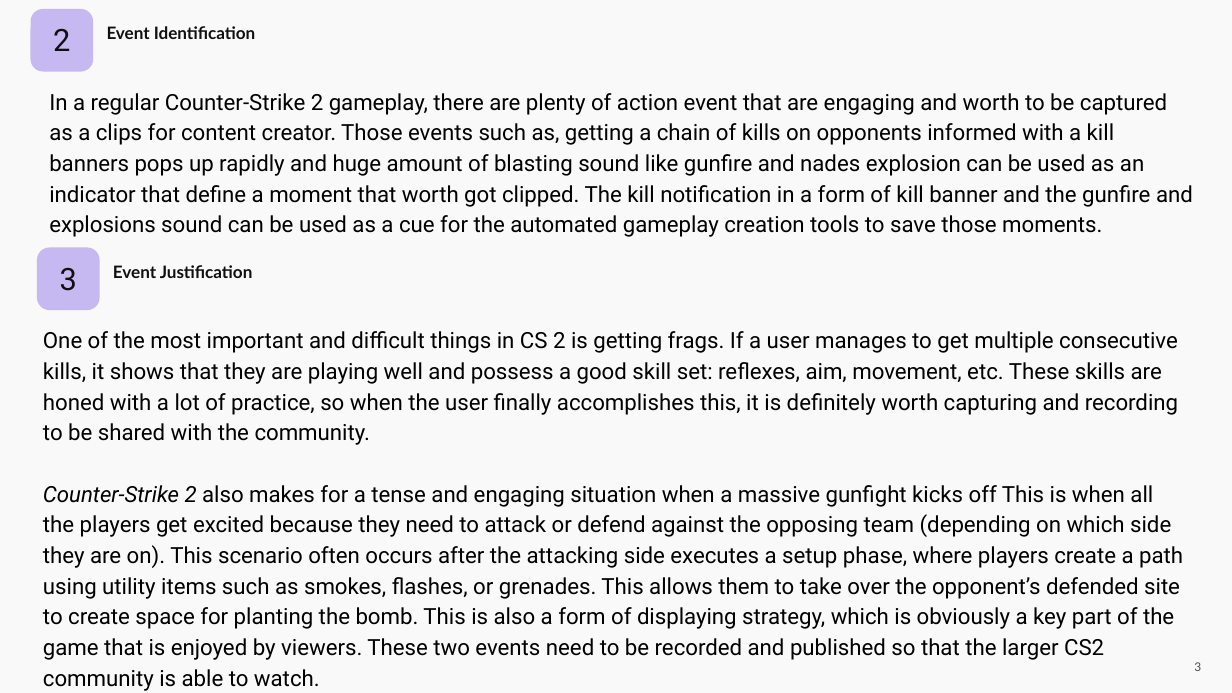
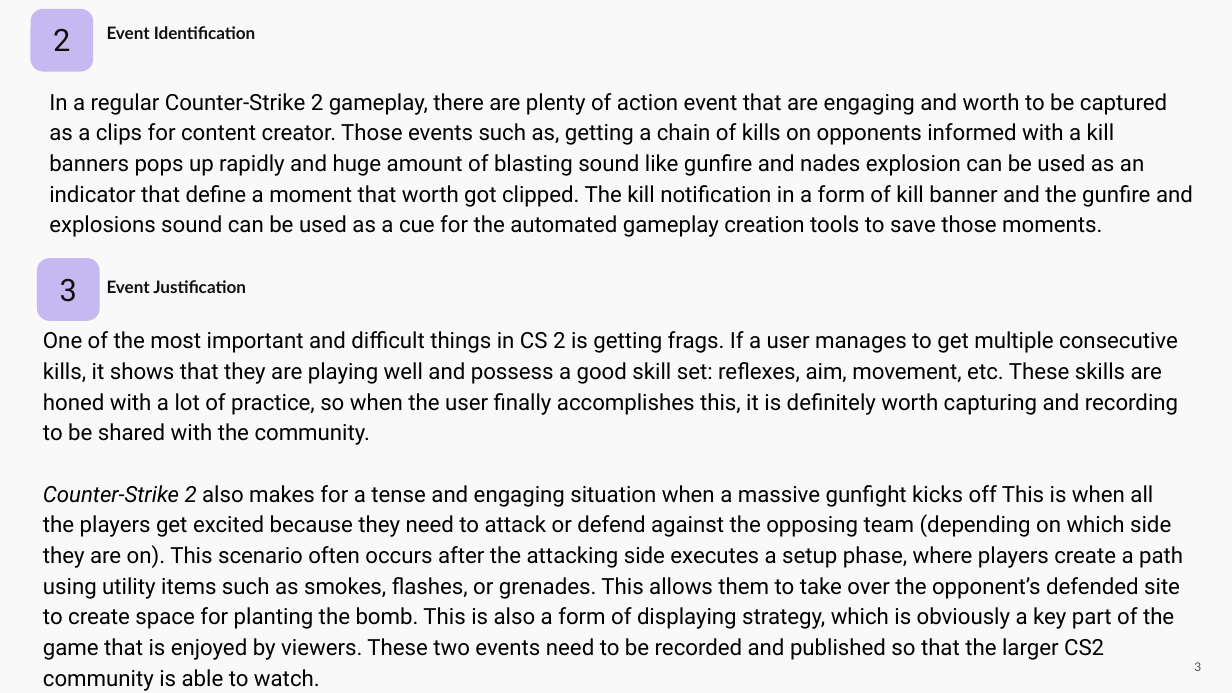
Before and after one commit to ImamSyabana/Eklipse-AI-Data-Optimization-Test, a slide deck: slide 3 of Google Slides Answer - Imam Sya'bana.pptx. Drawn at 1232x693 pixels with LibreOffice and Linux fonts; fonts in the diff are those of the drawing. Boxes give left, top, right and bottom in pixels: in the first picture for what was removed or moved away, otherwise in the second. Text is boxed around its words. In the diff, an @@ line names an element or a change of style, - is before the commit and + after.

```diff
--- a/Google Slides Answer - Imam Sya'bana.pptx
+++ b/Google Slides Answer - Imam Sya'bana.pptx
@@ text "3": place and size @@
-text "3" at bbox=[60, 268, 77, 291]
+text "3" at bbox=[60, 279, 77, 302]
@@ rounded rectangle: place and size @@
-rounded rectangle at bbox=[37, 248, 100, 310]
+rounded rectangle at bbox=[37, 259, 100, 322]
@@ subtitle "Event Justification": place and size @@
-subtitle "Event Justification" at bbox=[113, 265, 253, 278]
+subtitle "Event Justification" at bbox=[107, 280, 246, 293]
```
Also in this commit, not shown: 2 other slides changed, 20 other files.
